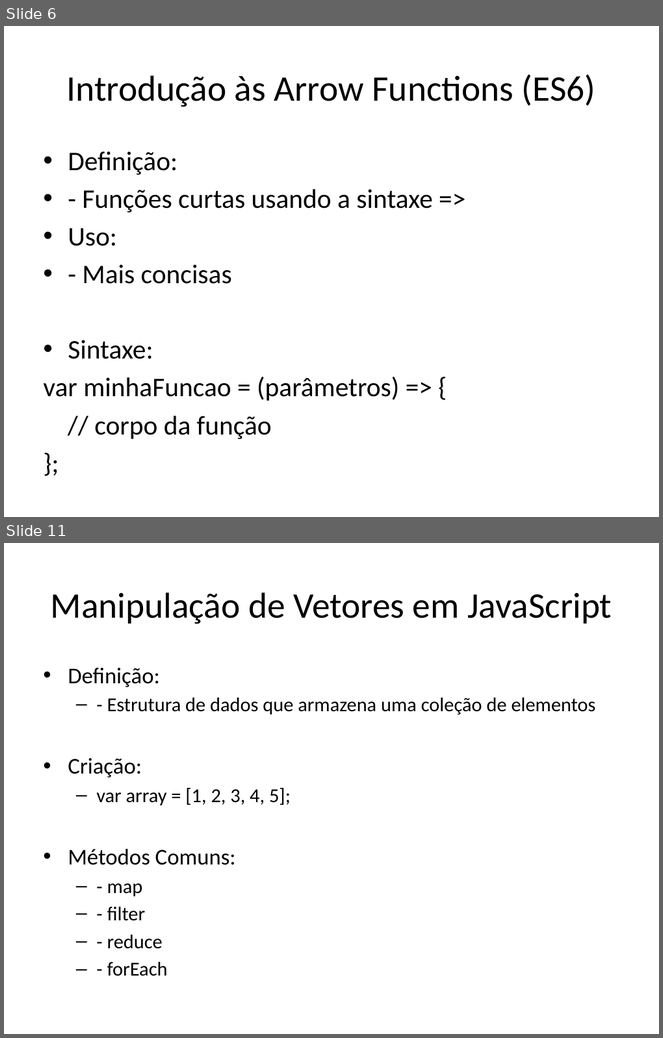
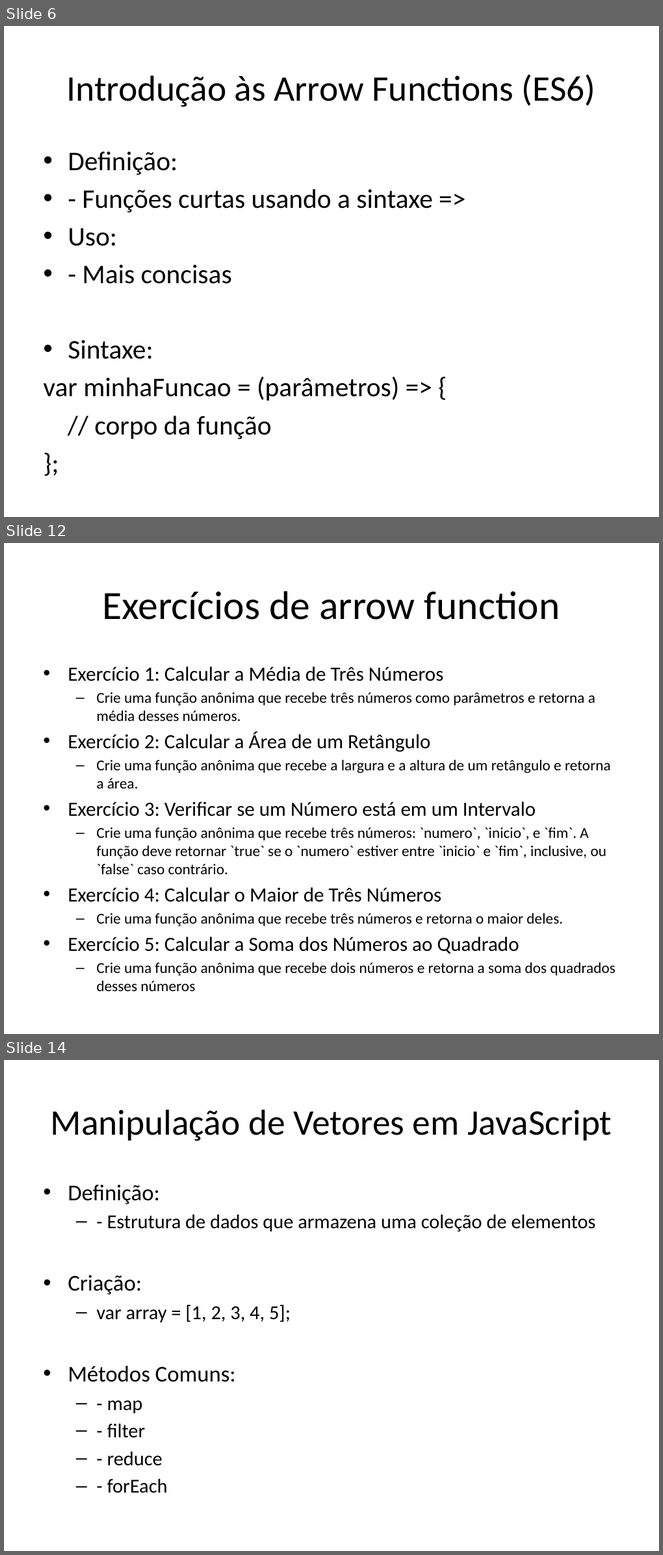
Before and after one commit to dfpires/progcomp2-2024a, a slide deck: ES5e6.pptx. Shown one above the other, each under a label of ours: slides 6 and 11 before the commit, slides 6, 12 and 14 after it; the slides between them are not shown. The pictures are 663x1038 and 663x1555 pixels, drawn with LibreOffice and Linux fonts; fonts in the diff are those of the drawing. Boxes give left, top, right and bottom in pixels: in the first picture for what was removed or moved away, otherwise in the second. Text is boxed around its words. In the diff, an @@ line names an element or a change of style, - is before the commit and + after.

```diff
--- a/ES5e6.pptx
+++ b/ES5e6.pptx
@@ slide 12 added at (4,543,659,1034), background #FFFFFF @@
@@ title added at (102,591,560,620), 44 pt, text #000000 @@
+Exercícios de arrow function
@@ text added at (68,667,616,976), 16.6 pt, text #000000 @@
+• Exercício 1: Calcular a Média de Três Números
+  – Crie uma função anônima que recebe três números como parâmetros e retorna a média desses números.
+• Exercício 2: Calcular a Área de um Retângulo
+  – Crie uma função anônima que recebe a largura e a altura de um retângulo e retorna a área.
+• Exercício 3: Verificar se um Número está em um Intervalo
+  – Crie uma função anônima que recebe três números: `numero`, `inicio`, e `fim`. A função deve retornar `true` se o `numero` estiver entre `inicio` e `fim`, inclusive, ou `false` caso contrário.
+• Exercício 4: Calcular o Maior de Três Números
+  – Crie uma função anônima que recebe três números e retorna o maior deles.
+• Exercício 5: Calcular a Soma dos Números ao Quadrado
+  – Crie uma função anônima que recebe dois números e retorna a soma dos quadrados desses números
@@ what was slide 11 is now slide 14 @@
```
Also in this commit, not shown: 2 slides changed, 10 other slides added, 2 slides removed.
